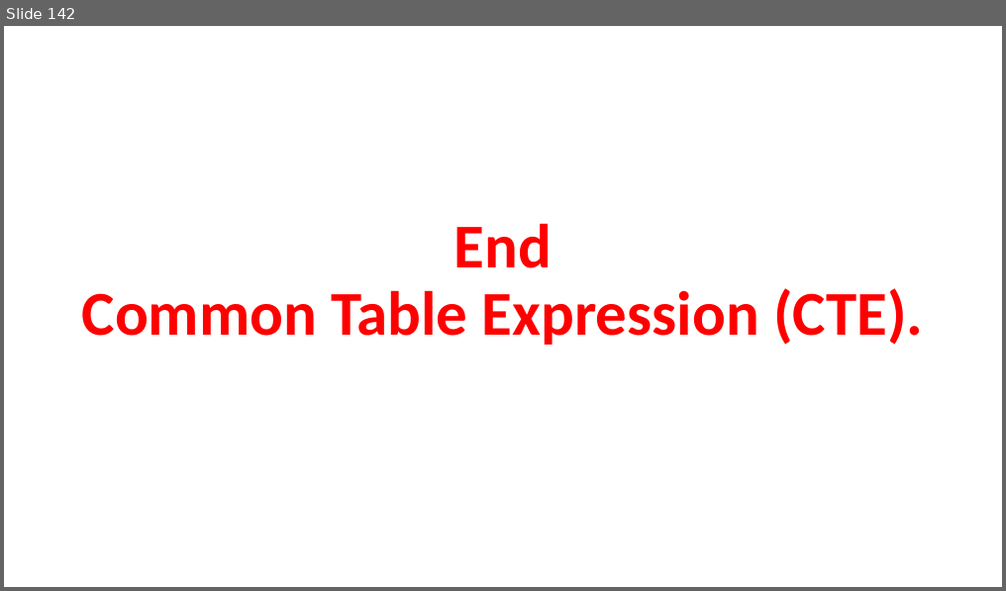
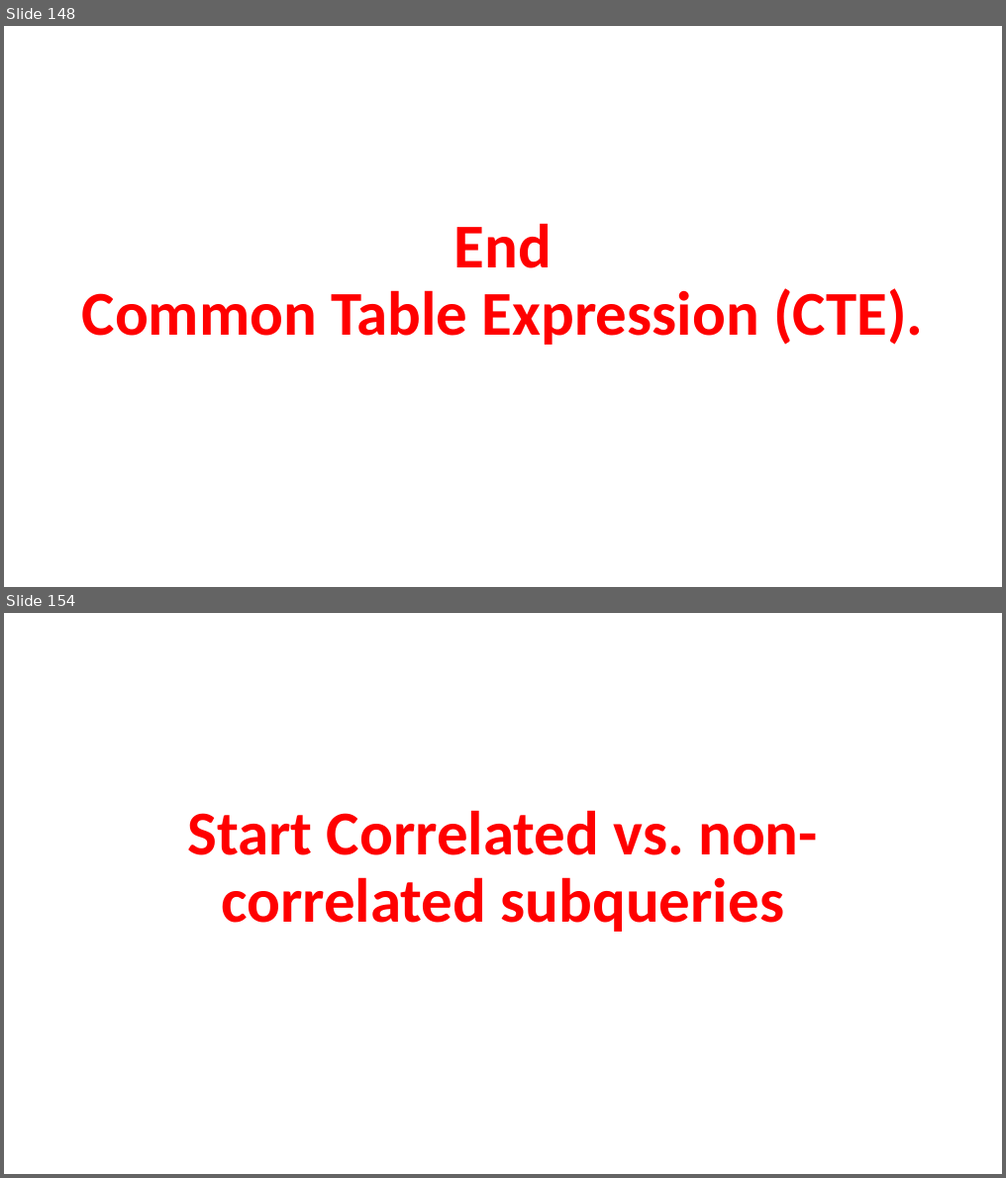
Before and after one commit to AhmedMohamedSamir1/Summary, a slide deck: Dot Net/2_DB.pptx. Shown one above the other, each under a label of ours: slide 142 before the commit, slides 148 and 154 after it; the slides between them are not shown. The pictures are 1006x591 and 1006x1178 pixels, drawn with LibreOffice and Linux fonts; fonts in the diff are those of the drawing. Boxes give left, top, right and bottom in pixels: in the first picture for what was removed or moved away, otherwise in the second. Text is boxed around its words. In the diff, an @@ line names an element or a change of style, - is before the commit and + after.

```diff
--- a/Dot Net/2_DB.pptx
+++ b/Dot Net/2_DB.pptx
@@ slide 154 added at box(4, 613, 1002, 1174), background #FFFFFF @@
@@ title added at box(187, 810, 818, 932), 60 pt, text #FF0000, bold @@
+Start Correlated vs. non-correlated subqueries
@@ what was slide 142 is now slide 148 @@
```
Also in this commit, not shown: 6 slides changed, 20 other slides added, 1 slide removed, 3 other files.
